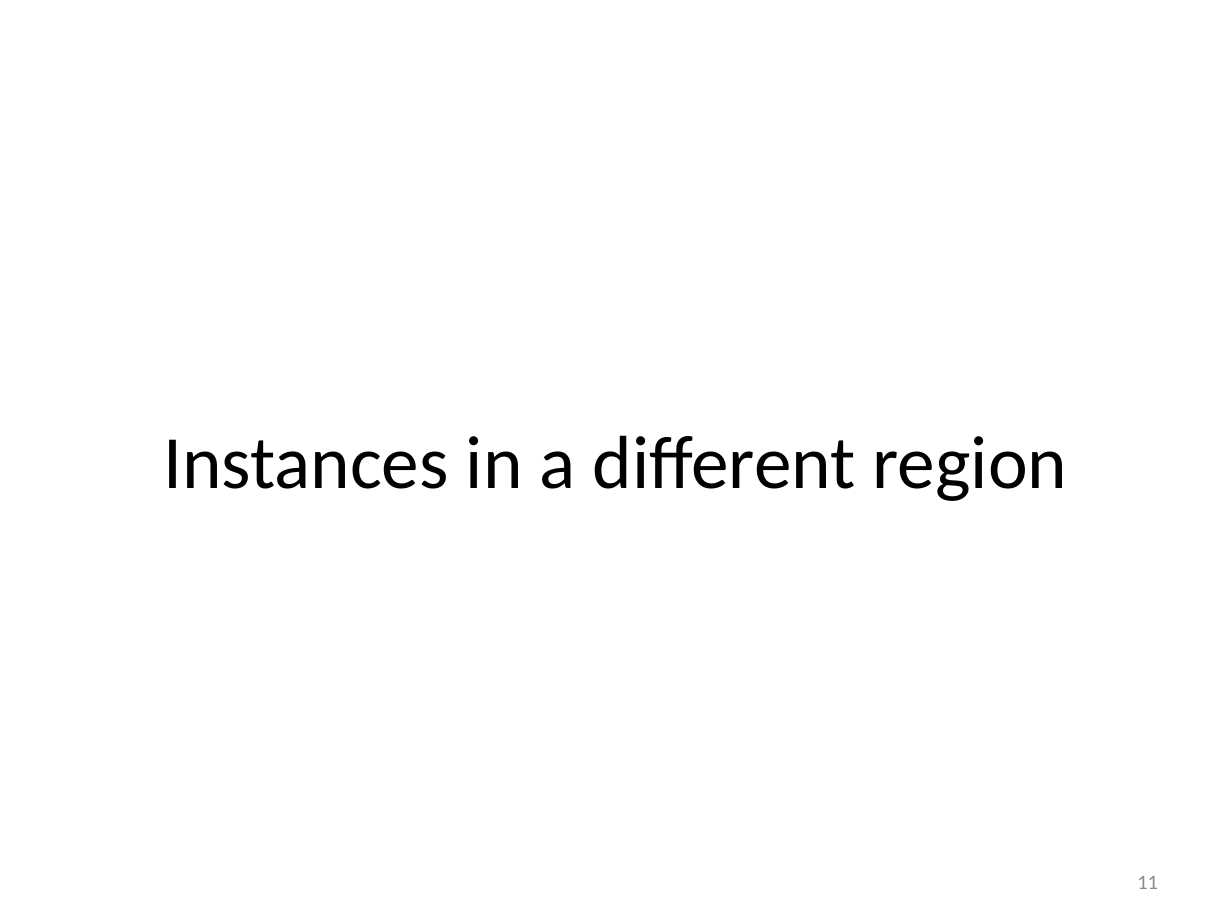
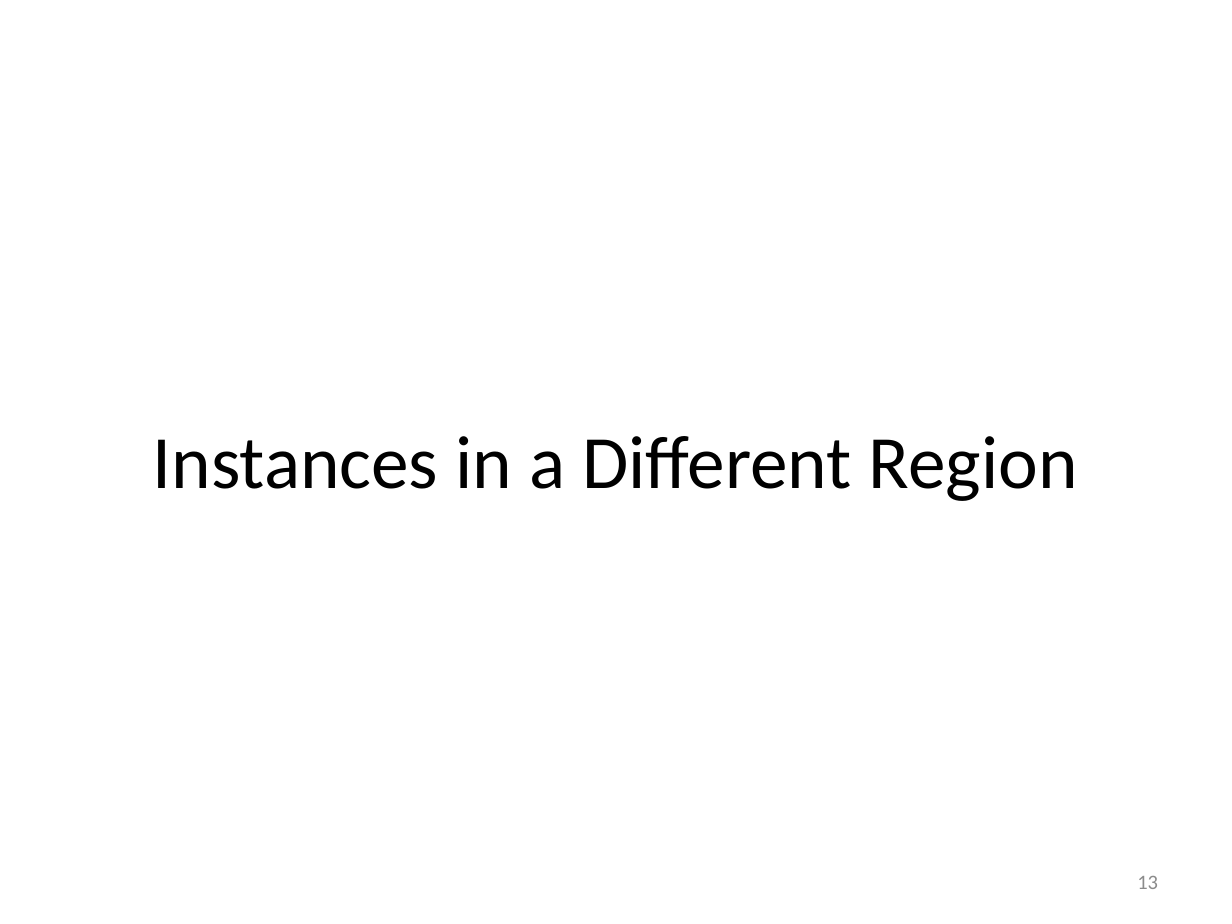
Before and after one commit to FYJen/GoogleCloud, a slide deck: slide 13 of Performance_Testing/Google Cloud Performance Test and SGE install .pptx (slide 11 before the commit). Drawn at 1232x924 pixels with LibreOffice and Linux fonts; fonts in the diff are those of the drawing. Boxes give left, top, right and bottom in pixels: in the first picture for what was removed or moved away, otherwise in the second. Text is boxed around its words. In the diff, an @@ line names an element or a change of style, - is before the commit and + after.

```diff
--- a/Performance_Testing/Google Cloud Performance Test and SGE install .pptx
+++ b/Performance_Testing/Google Cloud Performance Test and SGE install .pptx
@@ title at (153,436,1078,501): text changed @@
-Instances in a different region
+Instances in a Different Region
@@ page number at (1137,876,1158,889): text changed @@
-11
+13
```
Also in this commit, not shown: 8 other slides changed, 4 slides added.
